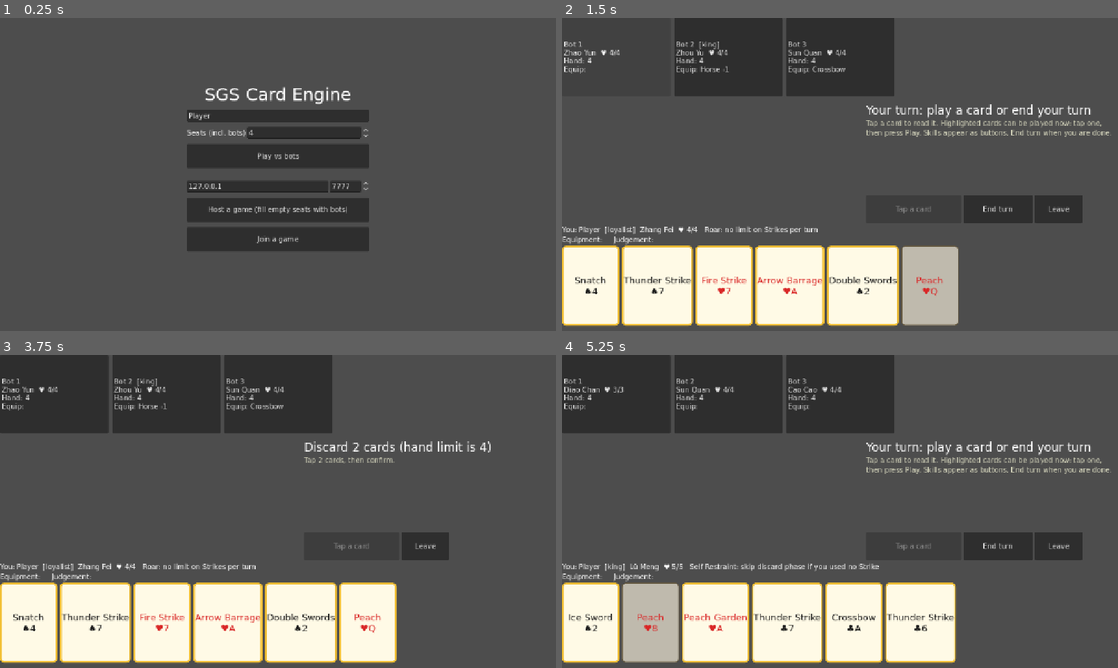
Above: before the commit, frames 1-4 (two rows, left to right).
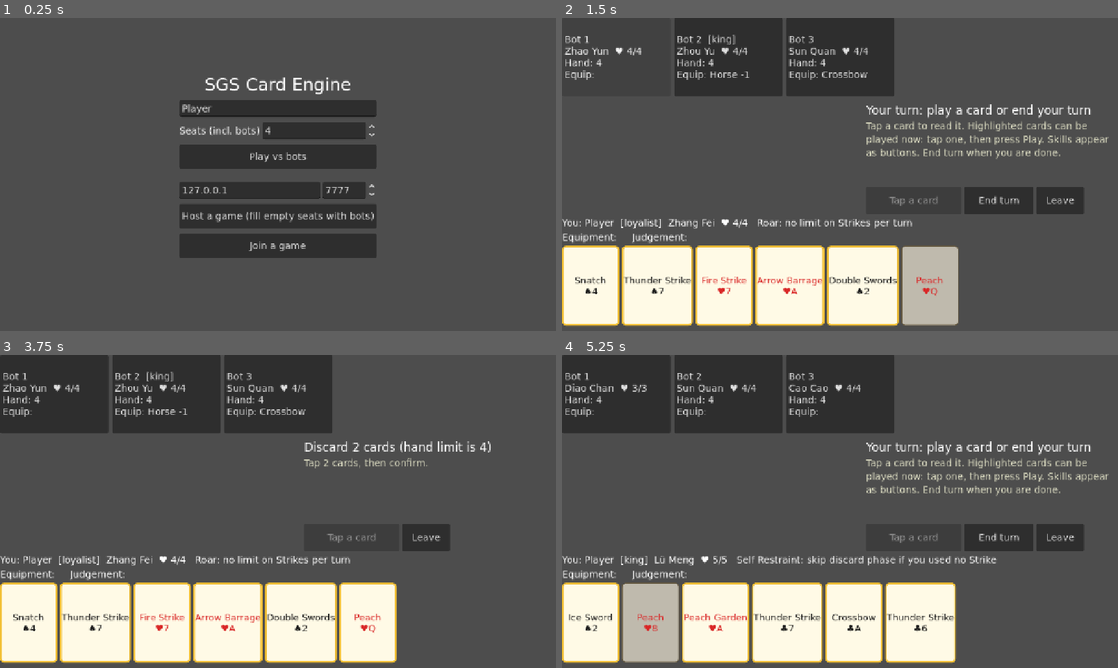
Above: after the commit, the same moments.

Repository: dabbers/SGS
Game: Godot game, scene res://ui/main_menu.tscn
Same seed, same stepped clock (60 frames per second), same inputs: the game is played once before the commit and once after it.
Inputs:
- Up to frame 1 (0.25 s): no input
- Up to frame 2 (1.5 s): click "Play vs bots" at 0.5 s; click "Bot 1 Zhao Yun ♥ 4/4 Hand: 4 …" at 1.25 s
- Up to frame 3 (3.75 s): click "Bot 2 [king] Zhou Yu ♥ 4/4 Ha…" at 2 s; click "Bot 3 Sun Quan ♥ 4/4 Hand: 4 …" at 2.75 s; click "End turn" at 3.5 s
- Up to frame 4 (5.25 s): click "Leave" at 4.25 s; click "Play vs bots" at 5 s

The runs differ from the first frame. In frame 1, 7.3% of the frame differs, in the area x 32-68%, y 18-77%; in frame 2, 6.5%; in frame 3, 4.1%; in frame 4, 6.5%.

Commit message:
Scale the default theme 1.4x for readability
gui/theme/default_font_size is not a real setting; default_theme_scale is,
and it scales fonts and control sizes together.

Co-Authored-By: Claude Fable 5.1 <noreply@anthropic.com>
Claude-Session: https://claude.ai/code/session_01BZtVwyaj5Fh4SPjhnVF5Vp

Diff:
--- a/godot/project.godot
+++ b/godot/project.godot
@@ -26,7 +26,7 @@
 [gui]
 
 theme/custom_font="res://ui/fonts/DejaVuSans.ttf"
-theme/default_font_size=22
+theme/default_theme_scale=1.4
 
 [input_devices]
 
Not shown, changed: godot/tools/web_shell.html
